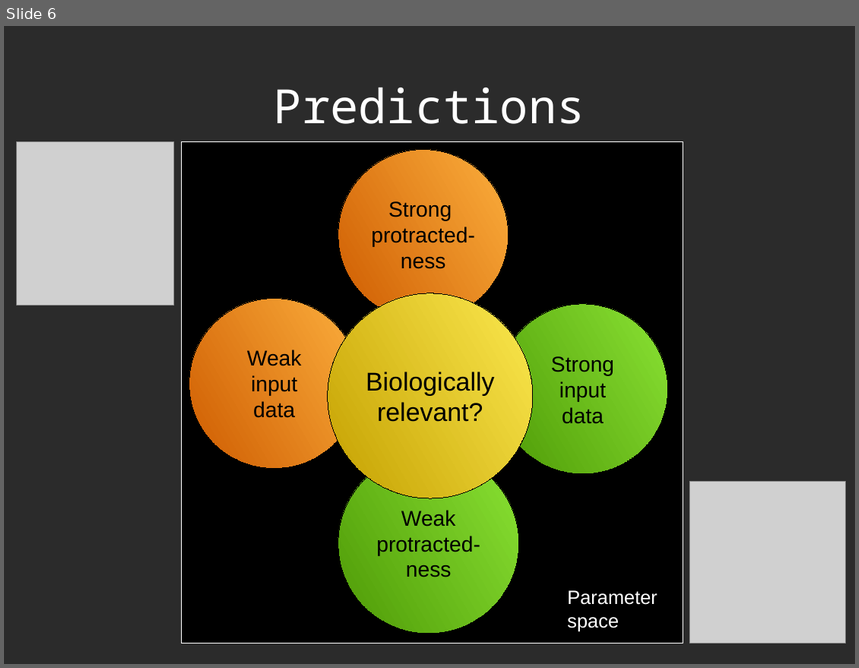
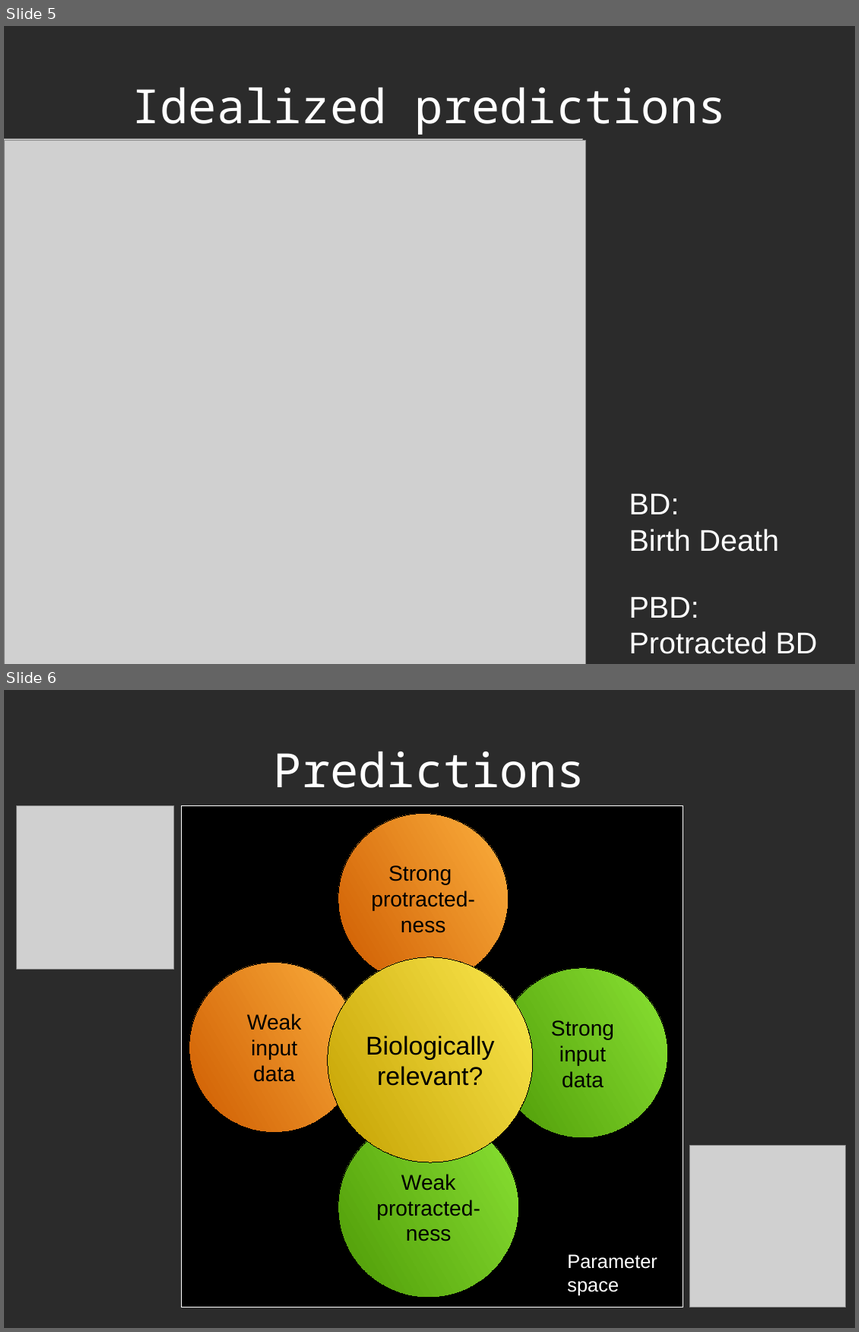
Before and after one commit to richelbilderbeek/Science, a slide deck: Bilderbeek20161214TeceMeeting/20161214TeceMeeting.odp. Shown one above the other, each under a label of ours: slide 6 before the commit, slides 5 and 6 after it. The pictures are 859x668 and 859x1332 pixels, drawn with LibreOffice and Linux fonts; fonts in the diff are those of the drawing; grey boxes stand for pictures; background and template pictures are left out; a plain dark background stands for a picture behind light text. Boxes give left, top, right and bottom in pixels: in the first picture for what was removed or moved away, otherwise in the second. Text is boxed around its words. In the diff, an @@ line names an element or a change of style, - is before the commit and + after.

```diff
--- a/Bilderbeek20161214TeceMeeting/20161214TeceMeeting.odp
+++ b/Bilderbeek20161214TeceMeeting/20161214TeceMeeting.odp
@@ slide 5 added at (4, 26, 855, 664), background picture (left out) @@
@@ title added at (132, 88, 727, 135), 44 pt, text #FFFFFF @@
+Idealized predictions
@@ picture added at (4, 139, 583, 664) @@
@@ picture added at (4, 140, 585, 664) @@
@@ picture added at (6, 148, 582, 664) @@
@@ text added at (629, 494, 818, 655), 28 pt, text #FFFFFF @@
+BD:
+Birth Death
+PBD:
+Protracted BD
```
Also in this commit, not shown: 2 other slides added, 2 slides removed, 7 other files.
